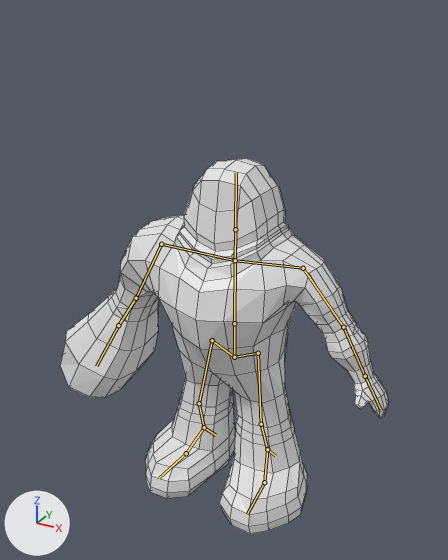
One commit to the Blender file Art/Enemy_01.blend: the scene before it, then after it.
Both versions are drawn from a 50 mm lens placed at (2.78, -5.31, 5.1), pointed at (-0.18, 0.07, 2.41). The axes (+X, +Y, +Z) are drawn at lower left. The lights are the same throughout. The first picture is the older version. The bones that bend it are drawn over the model as lines. Mesh edges are drawn as thin lines.

Names of what the first picture shows: 'Mutant_origin.001'.
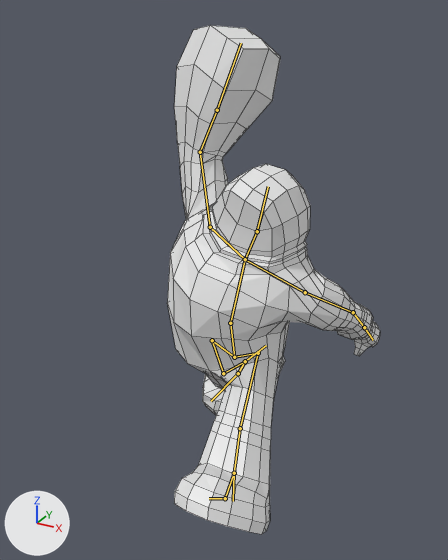
The newer file adds an action. The first version stands in its rest pose; the second is drawn at frame 72 of the action 'Chase'.

Where the change shows, as pixel boxes [x1, y1, x2, y2] in the pictures (448 x 560 px):
'Mutant_origin.001', posed (35% narrower, 36% taller)
    before: [60, 159, 389, 534]
    after: [167, 25, 380, 534]
bone 'Spine', root to tip
    before: (234, 357) to (234, 323)
    after: (234, 357) to (230, 323)
bone 'Torso', root to tip
    before: (234, 323) to (235, 260)
    after: (230, 323) to (245, 259)
bone 'Neck', root to tip
    before: (235, 260) to (235, 229)
    after: (245, 259) to (257, 231)
bone 'Head', root to tip
    before: (235, 229) to (236, 172)
    after: (257, 231) to (268, 186)
bone 'Shoulder_R', root to tip
    before: (235, 260) to (303, 268)
    after: (245, 259) to (305, 292)
bone 'Arm_R', root to tip
    before: (303, 268) to (343, 327)
    after: (305, 292) to (353, 312)
bone 'ForeArm_R', root to tip
    before: (343, 327) to (365, 376)
    after: (353, 312) to (364, 327)
bone 'Shoulder_L', root to tip
    before: (235, 260) to (161, 244)
    after: (245, 259) to (210, 227)
bone 'Arm_L', root to tip
    before: (161, 244) to (136, 298)
    after: (210, 227) to (200, 152)
bone 'ForeArm_L', root to tip
    before: (136, 298) to (118, 325)
    after: (200, 152) to (217, 110)
bone 'Leg_R', root to tip
    before: (258, 353) to (261, 424)
    after: (258, 353) to (240, 428)
bone 'Leg_L', root to tip
    before: (212, 340) to (199, 403)
    after: (212, 340) to (223, 373)
bone 'Knee_L', root to tip
    before: (199, 403) to (204, 427)
    after: (223, 373) to (245, 361)
bone 'Toe_L', root to tip
    before: (186, 453) to (159, 478)
    after: (238, 373) to (211, 401)

The change in detail:
Bone 'Spine' (bone_spine) turns from (0, 0, 0) to (0, 0, 7) degrees about its own x, y and z.
Bone 'Torso' (bone_torso) turns from (0, 0, 0) to (-8, -5, -14) degrees about its own x, y and z.
Bone 'Neck' (bone_neck) turns from (0, 0, 0) to (0, 0, -11) degrees about its own x, y and z.
Bone 'Head' (bone_head) turns from (0, 0, 0) to (23, -3, -3) degrees about its own x, y and z.
Bone 'Shoulder_R' (bone_shoulder_r) turns from (0, 0, 0) to (1, 0, -11) degrees about its own x, y and z.
Bone 'Arm_R' (bone_arm_r) turns from (0, 0, 0) to (-57, 22, -2) degrees about its own x, y and z.
Bone 'ForeArm_R' (bone_forearm_r) turns from (0, 0, 0) to (0, -1, -18) degrees about its own x, y and z.
Bone 'Shoulder_L' (bone_shoulder_l) turns from (0, 0, 0) to (-32, 9, -8) degrees about its own x, y and z.
Bone 'Arm_L' (bone_arm_l) turns from (0, 0, 0) to (74, 75, -43) degrees about its own x, y and z.
Bone 'ForeArm_L' (bone_forearm_l) turns from (0, 0, 0) to (28, 12, -9) degrees about its own x, y and z.
Bone 'Leg_R' (bone_leg_r) turns from (0, 0, 0) to (3, -5, -41) degrees about its own x, y and z.
Bone 'Leg_L' (bone_leg_l) turns from (0, 0, 0) to (-1, 17, -40) degrees about its own x, y and z.
Bone 'Knee_L' (bone_knee_l) turns from (0, 0, 0) to (9, 6, -25) degrees about its own x, y and z.
Bone 'Toe_L' (bone_toe_l) turns from (0, 0, 0) to (2, 10, 21) degrees about its own x, y and z.
